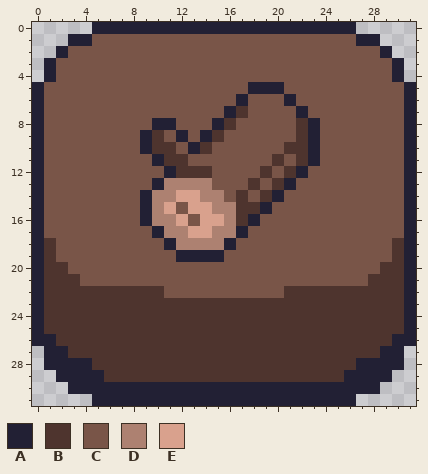
File history of a pixel-art sprite, app/src/main/assets/sidebar/wood.png. Above is the file before it was changed.
The file is 96x96 pixels, drawn in blocks of 3x3; one block is one cell here.
Palette (. is transparent): A #222034  B #4e342e  C #795548  D #ad8171  E #d9a18d
Pixels before, first column x 0:
 0 .....AAAAAAAAAAAAAAAAAAAAAA.....
 1 ...AACCCCCCCCCCCCCCCCCCCCCCAA...
 2 ..ACCCCCCCCCCCCCCCCCCCCCCCCCCA..
 3 .ACCCCCCCCCCCCCCCCCCCCCCCCCCCCA.
 4 .ACCCCCCCCCCCCCCCCCCCCCCCCCCCCA.
 5 ACCCCCCCCCCCCCCCCCAAACCCCCCCCCCA
 6 ACCCCCCCCCCCCCCCCACCCACCCCCCCCCA
 7 ACCCCCCCCCCCCCCCABCCCCACCCCCCCCA
 8 ACCCCCCCCCAACCCABCCCCCBACCCCCCCA
 9 ACCCCCCCCABCACABCCCCCCBACCCCCCCA
10 ACCCCCCCCABBCABCCCCCCBBACCCCCCCA
11 ACCCCCCCCCABBCCCCCCCBCBACCCCCCCA
12 ACCCCCCCCCCABBBCCCCBCBACCCCCCCCA
13 ACCCCCCCCCADDDDCCCBCBACCCCCCCCCA
14 ACCCCCCCCADDEEDDCBCBACCCCCCCCCCA
15 ACCCCCCCCADECEEDDBBACCCCCCCCCCCA
16 ACCCCCCCCADDECEEDBACCCCCCCCCCCCA
17 ACCCCCCCCCADDEEDDACCCCCCCCCCCCCA
18 ABCCCCCCCCCADDDDACCCCCCCCCCCCCBA
19 ABCCCCCCCCCCAAAACCCCCCCCCCCCCCBA
20 ABBCCCCCCCCCCCCCCCCCCCCCCCCCCBBA
21 ABBBCCCCCCCCCCCCCCCCCCCCCCCCBBBA
22 ABBBBBBBBBBCCCCCCCCCCBBBBBBBBBBA
23 ABBBBBBBBBBBBBBBBBBBBBBBBBBBBBBA
24 ABBBBBBBBBBBBBBBBBBBBBBBBBBBBBBA
25 ABBBBBBBBBBBBBBBBBBBBBBBBBBBBBBA
26 AABBBBBBBBBBBBBBBBBBBBBBBBBBBBAA
27 .AABBBBBBBBBBBBBBBBBBBBBBBBBBAA.
28 .AAAABBBBBBBBBBBBBBBBBBBBBBAAAA.
29 ..AAAABBBBBBBBBBBBBBBBBBBBAAAA..
30 ...AAAAAAAAAAAAAAAAAAAAAAAAAA...
31 .....AAAAAAAAAAAAAAAAAAAAAA.....
Once edited:
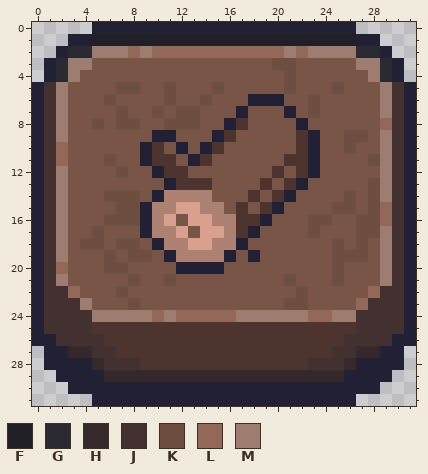
Colours new in this view: F #212027  G #2b2a32  H #36292c  J #433030  K #6f4e42  L #936858  M #9e7c6f
Edits made:
Changed rows in their new state; - is an unchanged pixel.
first column x 1:
 1 ----FFFFFFFFFFFFFFFFFFFFFF----
 2 --GGMMMLMLLLLLLLLLLLMLMMMMGG--
 3 -GMM---------------KK-----MMG-
 4 -GM-----------------K------MG-
 5 JM----KK--K---K--CCCK---K---MJ
 6 JM---K----K--K--CAAAC-K-----MJ
 7 JM----K--K-KK--CA---ACK-----MJ
 8 JM--K-KK-CKKK-CAB----AC-----LJ
 9 JM------CAAC-CAB---------KK-MJ
10 JL--------CACAB-----C----K--MJ
11 JL---K--AB-CAB-----CB------KMJ
12 JM----K--AB-CC----CBCBA-----MJ
13 JM-------CABBB---CBCBA-----KMJ
14 JM---KKKCA-DD-C-CBCBA----K-KMJ
15 JM----KK--DE-D-C-CBA----KK-KLJ
16 JM---KKK--ECE-D--BA---KK--KKLJ
17 JM--K---AD-EC-E-BA----K---KKMJ
18 JM-KK-KK-AD-EE-DA-------K-K-MJ
19 JM---K-KK-ADDDDA-A------KKK-MJ
20 JL---KK----AAAA---------K---MJ
21 JMC----K--K---------K---K--CMJ
22 JJLCCCKCCC----------CKCCCCCLJJ
23 JJJMCCCKCCCCCCCCCCCCKKCCCCLJJJ
24 JJJJMMMMMLMLLLLLMMMMMMLLMMJJJJ
25 JJJJ----------------------JJJJ
26 -JJJJ--------------------JJJJ-
27 --HHJJ------------------JJHH--
28 ----HJJJ--------------JJJH----
29 -----HHHHHHHHHHHHHHHHHHHH-----
Pixel boxes of the changes (left, top, right, bottom) in both pictures:
changed: (44, 34, 404, 382)
